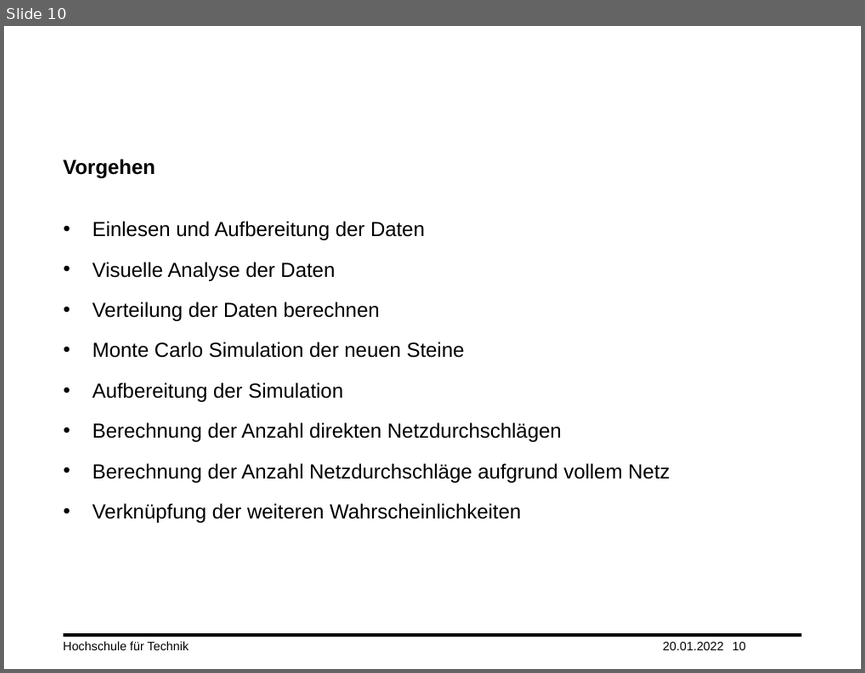
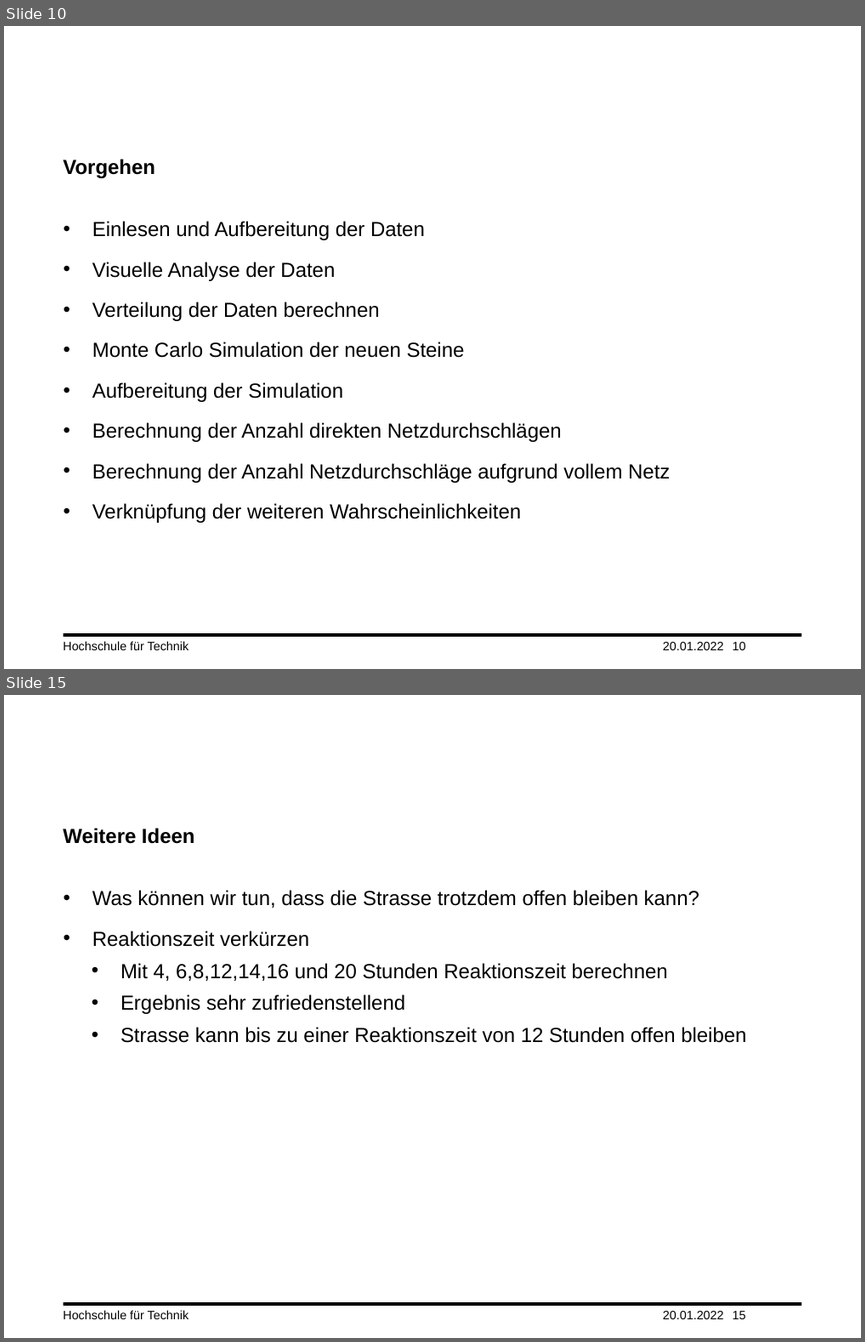
Before and after one commit to tmandelz/Steinschlag-Wahrscheinlichkeit, a slide deck: Präsentation/Vorgehen.pptx. Shown one above the other, each under a label of ours: slide 10 before the commit, slides 10 and 15 after it; the slides between them are not shown. The pictures are 865x673 and 865x1342 pixels, drawn with LibreOffice and Linux fonts; fonts in the diff are those of the drawing; background and template pictures are left out. Boxes give left, top, right and bottom in pixels: in the first picture for what was removed or moved away, otherwise in the second. Text is boxed around its words. In the diff, an @@ line names an element or a change of style, - is before the commit and + after.

```diff
--- a/Präsentation/Vorgehen.pptx
+++ b/Präsentation/Vorgehen.pptx
@@ slide 15 added at (4, 695, 861, 1338), background #FFFFFF; not listed: 1 template element that a slide beside it also shows @@
@@ title added at (63, 828, 195, 844), 18.9 pt, text #000000, bold @@
+Weitere Ideen
@@ text added at (92, 890, 746, 1043), 18.9 pt, text #000000 @@
+• Was können wir tun, dass die Strasse trotzdem offen bleiben kann?
+• Reaktionszeit verkürzen
+  • Mit 4, 6,8,12,14,16 und 20 Stunden Reaktionszeit berechnen
+  • Ergebnis sehr zufriedenstellend
+  • Strasse kann bis zu einer Reaktionszeit von 12 Stunden offen bleiben
@@ text added at (63, 1310, 189, 1319), 11.3 pt, text #000000 @@
+Hochschule für Technik
@@ text added at (663, 1310, 724, 1319), 11.3 pt, text #000000 @@
+20.01.2022
@@ page number added at (732, 1310, 746, 1319), 11.3 pt, text #000000 @@
+15
```
Also in this commit, not shown: 5 other slides added, 1 slide removed.
